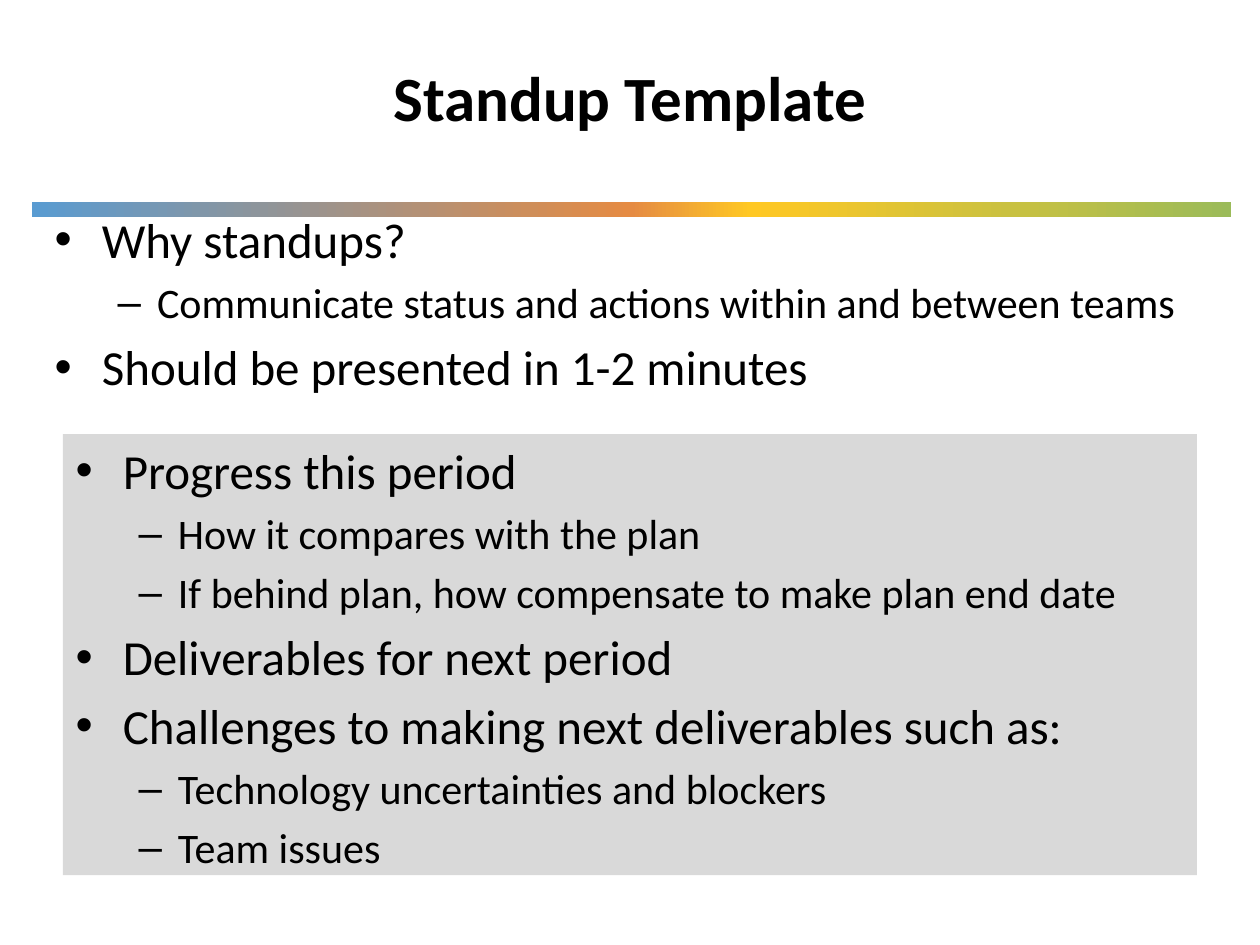
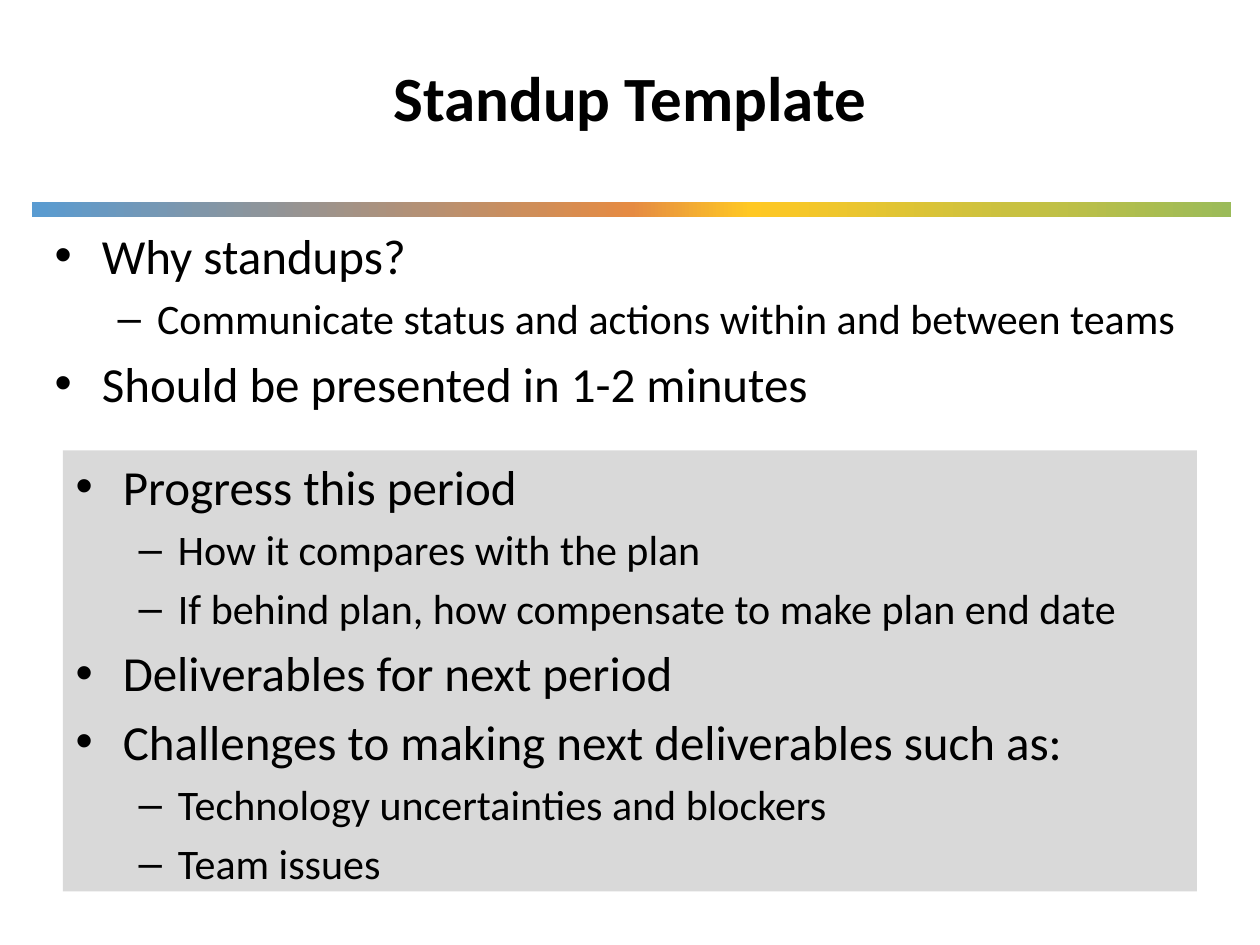
Before and after one commit to mdmurbach/ECS-Hack-Day-2017, a slide deck: slide 3 of Code_Review_and_Standups.pptx. Drawn at 1260x945 pixels with LibreOffice and Linux fonts; fonts in the diff are those of the drawing; background and template pictures are left out. Boxes give left, top, right and bottom in pixels: in the first picture for what was removed or moved away, otherwise in the second. Text is boxed around its words. In the diff, an @@ line names an element or a change of style, - is before the commit and + after.

```diff
--- a/Code_Review_and_Standups.pptx
+++ b/Code_Review_and_Standups.pptx
@@ text "Why standups?": place and size @@
-text "Why standups?" at box(102, 224, 1175, 393)
+text "Why standups?" at box(102, 240, 1175, 410)
@@ rectangle "Progress this period": place and size @@
-rectangle "Progress this period" at box(63, 435, 1197, 876)
+rectangle "Progress this period" at box(63, 450, 1197, 891)
```
Also in this commit, not shown: 1 other slide changed.
